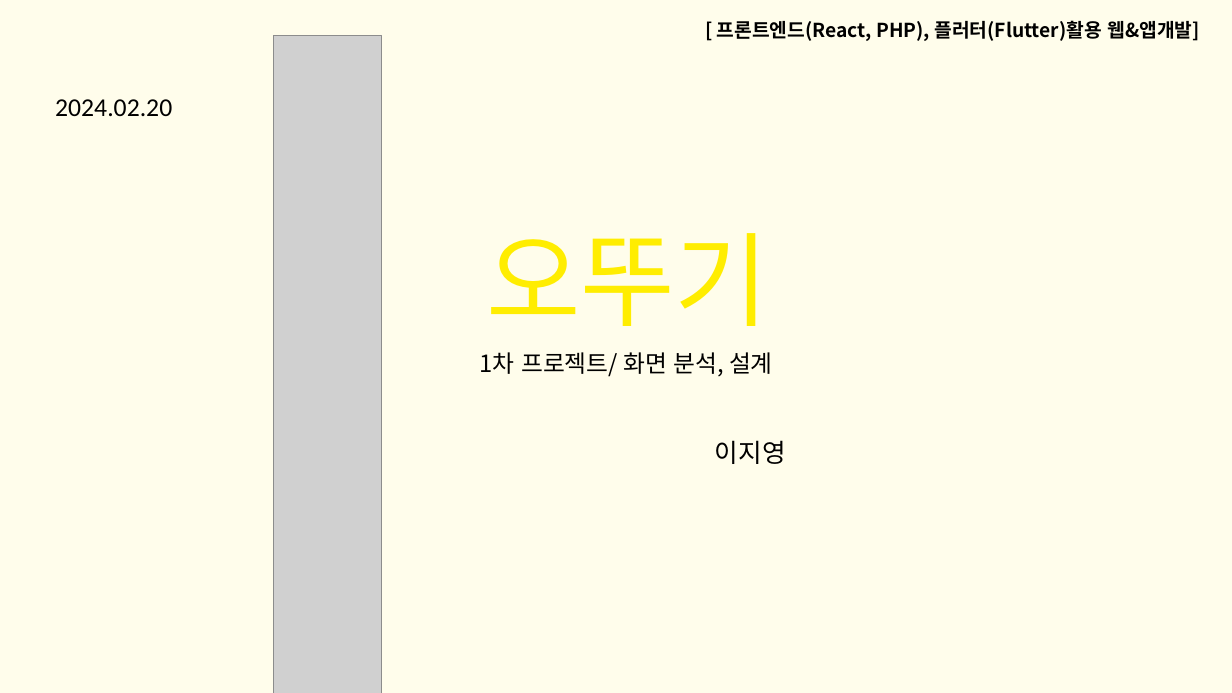
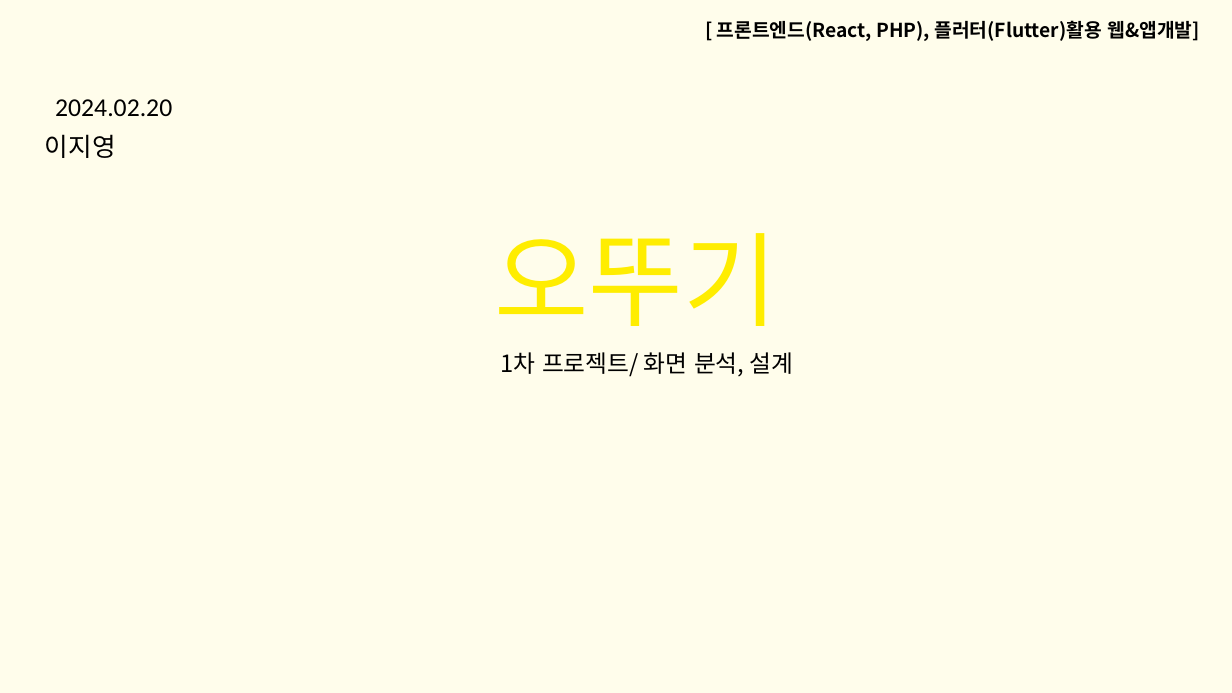
Before and after one commit to gieyoung/FED-RF-2nd-PJ-gieyoung, a slide deck: slide 1 of 1차 프로젝트/01. 자료수집/오뚜기.pptx. Drawn at 1232x693 pixels with LibreOffice and Linux fonts; fonts in the diff are those of the drawing; grey boxes stand for pictures. Boxes give left, top, right and bottom in pixels: in the first picture for what was removed or moved away, otherwise in the second. Text is boxed around its words. In the diff, an @@ line names an element or a change of style, - is before the commit and + after.

```diff
--- a/1차 프로젝트/01. 자료수집/오뚜기.pptx
+++ b/1차 프로젝트/01. 자료수집/오뚜기.pptx
@@ picture removed at [274,35,383,693] @@
@@ text "이지영": place and size @@
-text "이지영" at [715,440,786,464]
+text "이지영" at [45,134,116,158]
@@ text "오뚜기" at [494,233,777,326]: alignment left to centre @@
@@ text "1차 프로젝트/ 화면 분석, 설계" at [500,352,794,377]: alignment centre to right @@
```
Also in this commit, not shown: 2 slides added.
